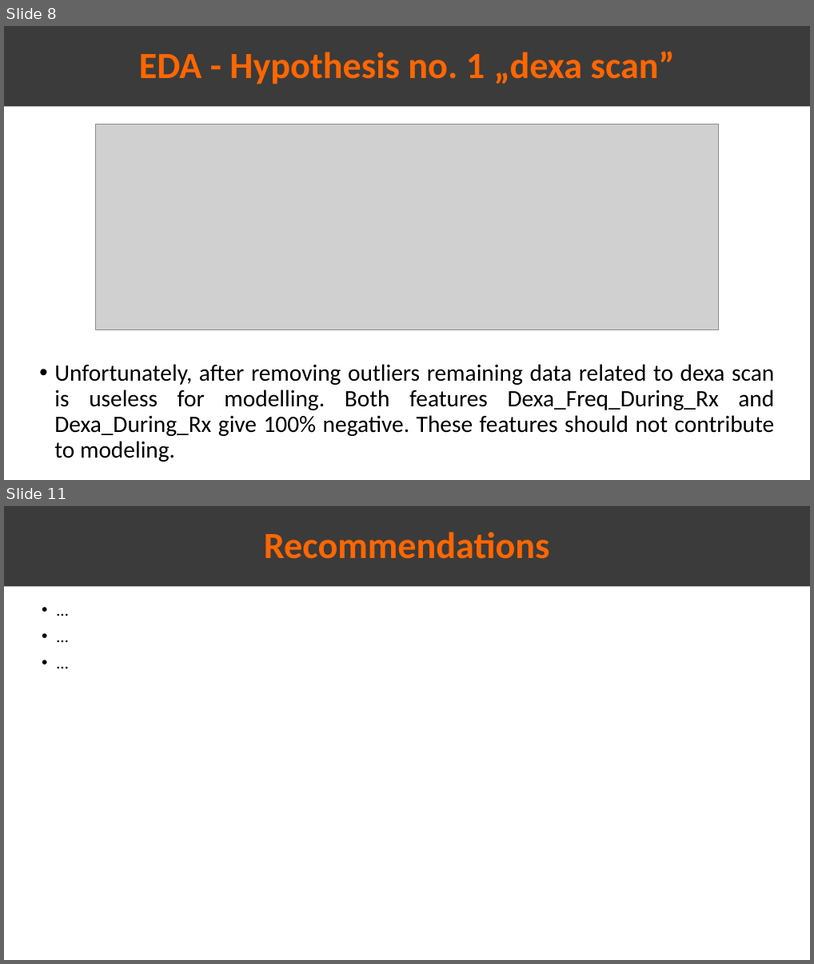
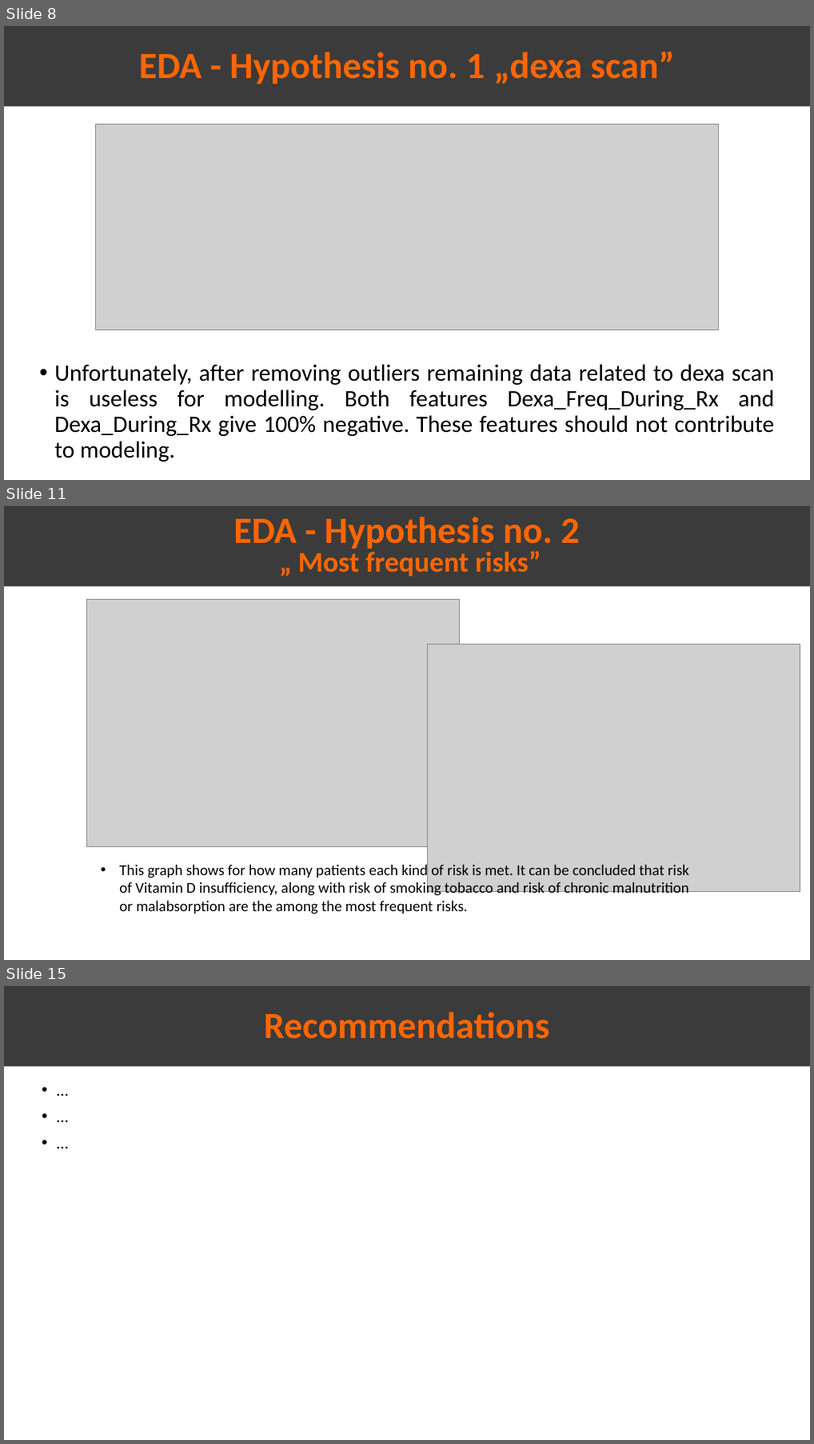
Before and after one commit to Omar-Safwat/HealthCare_project, a slide deck: Week_11/Presentation_EDA.pptx. Shown one above the other, each under a label of ours: slides 8 and 11 before the commit, slides 8, 11 and 15 after it; the slides between them are not shown. The pictures are 814x964 and 814x1444 pixels, drawn with LibreOffice and Linux fonts; fonts in the diff are those of the drawing; grey boxes stand for pictures. Boxes give left, top, right and bottom in pixels: in the first picture for what was removed or moved away, otherwise in the second. Text is boxed around its words. In the diff, an @@ line names an element or a change of style, - is before the commit and + after.

```diff
--- a/Week_11/Presentation_EDA.pptx
+++ b/Week_11/Presentation_EDA.pptx
@@ slide 11 added at bbox=[4, 506, 810, 960], background #FFFFFF @@
@@ rectangle added at bbox=[4, 506, 810, 587], fill #3B3B3B, 34 pt, text #FF6600, bold @@
+EDA - Hypothesis no. 2
+„ Most frequent risks”
@@ picture added at bbox=[87, 599, 460, 847] @@
@@ picture added at bbox=[427, 644, 801, 892] @@
@@ text added at bbox=[119, 862, 690, 914], 18 pt, text #000000 @@
+• This graph shows for how many patients each kind of risk is met. It can be concluded that risk of Vitamin D insufficiency, along with risk of smoking tobacco and risk of chronic malnutrition or malabsorption are the among the most frequent risks.
@@ what was slide 11 is now slide 15 @@
```
Also in this commit, not shown: 2 slides changed, 3 other slides added, 6 other files.
